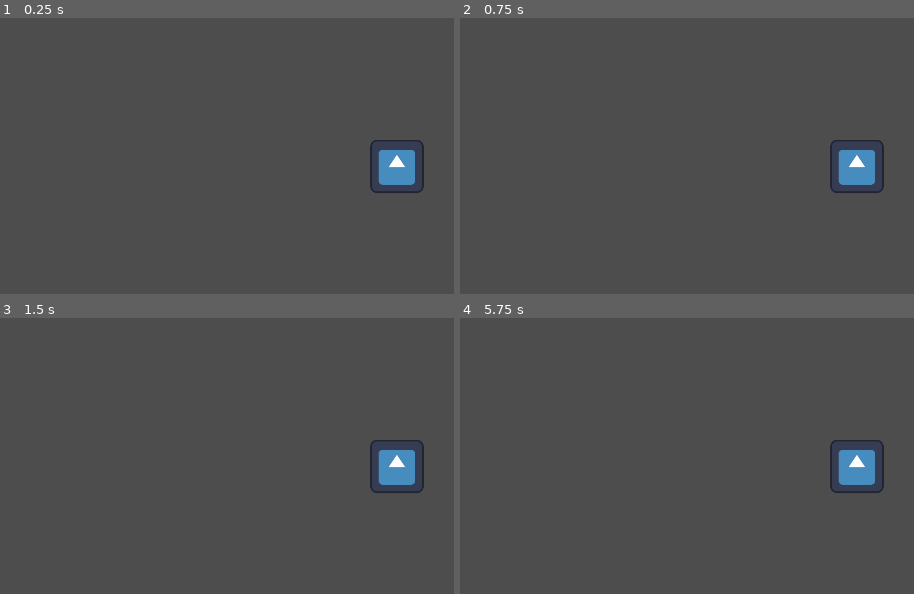
Above: before the commit, frames 1-4 (two rows, left to right).
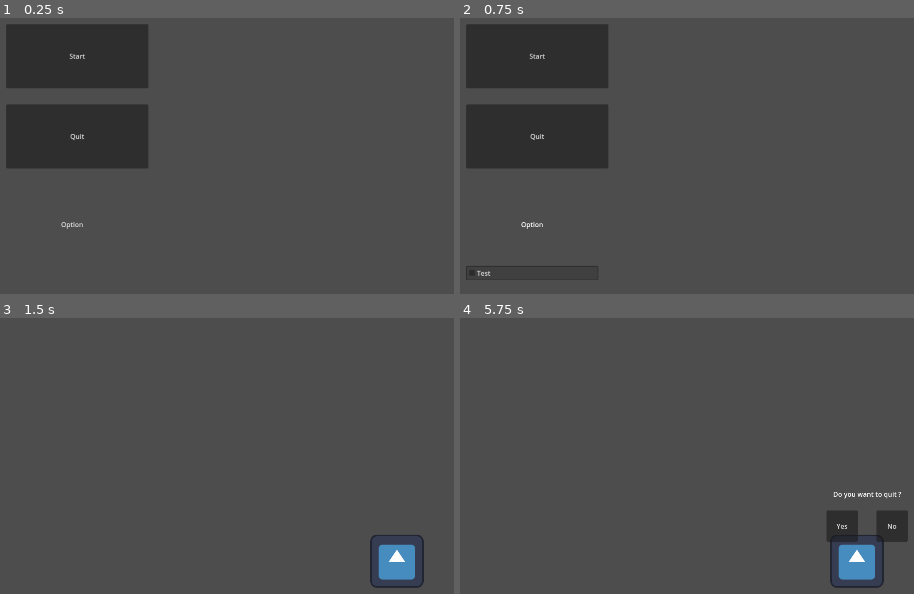
Above: after the commit, the same moments.

Repository: CrazyKamel/ggjMakeMeLaugh
Game: Godot game, scene res://src/main.tscn
Two runs of this game, one before a commit and one after it. Both use one fixed random seed, a clock stepped at 60 frames per second and the inputs below. Before the commit the project starts from res://main.tscn. The engine's default icon, where the game draws it, is replaced by a stand-in: a white triangle on a blue panel in a dark square.
Inputs (mouse positions are in pixels of both pictures, inside the frame that each line leads up to):
- Up to frame 1 (0.25 s): no input
- Up to frame 2 (0.75 s): click (532, 225) at 0.5 s, where only the run after the commit has a clickable "Option"
- Up to frame 3 (1.5 s): click (77, 356) at 1.25 s, where only the run after the commit has a clickable "Start"
- Up to frame 4 (5.75 s): tap Enter at 2, 3.5, 5 s; tap Space at 2.75, 4.25 s; tap Escape (ui_cancel) at 5.65 s

The runs differ from the first frame. In frame 1, 16% of the frame differs, in the area x 1-94%, y 2-77%; in frame 2, 16%, in the area x 1-94%, y 2-95%; in frame 3, 2.7%; in frame 4, 4.3%.

Commit message:
add menu (#31)
* add menu

* Add quit text

---------

Co-authored-by: Clément Le Gendre <legendreclem2@gmail.com>

Diff:
--- a/main.tscn
+++ /dev/null
@@ -1,9 +0,0 @@
-[gd_scene load_steps=2 format=3 uid="uid://brs6u78mwggbp"]
-
-[ext_resource type="Texture2D" uid="uid://bdvx58rwnaeev" path="res://icon.svg" id="1_xhw8e"]
-
-[node name="Node2D" type="Node2D"]
-
-[node name="IconTest" type="Sprite2D" parent="."]
-position = Vector2(973, 434)
-texture = ExtResource("1_xhw8e")
--- a/project.godot
+++ b/project.godot
@@ -11,12 +11,18 @@
 [application]
 
 config/name="ggJMakeMeLaugh"
-run/main_scene="res://main.tscn"
+run/main_scene="res://src/main.tscn"
 config/features=PackedStringArray("4.2", "Forward Plus")
 config/icon="res://icon.svg"
+
+[autoload]
+
+Global="*res://src/global.gd"
 
 [display]
 
 window/size/viewport_width=1920
 window/size/viewport_height=1080
 window/size/mode=3
+window/size/initial_position_type=0
+window/size/borderless=true
--- /dev/null
+++ b/src/ConfirmQuit.gd
@@ -0,0 +1,19 @@
+extends Control
+
+
+# Called when the node enters the scene tree for the first time.
+func _ready():
+	pass # Replace with function body.
+
+
+# Called every frame. 'delta' is the elapsed time since the previous frame.
+func _process(delta):
+	pass
+
+
+func _on_yes_pressed():
+	Global.goto_scene("res://src/main.tscn")
+
+
+func _on_no_pressed():
+	self.queue_free()
--- /dev/null
+++ b/src/ConfirmQuit.tscn
@@ -0,0 +1,40 @@
+[gd_scene load_steps=2 format=3 uid="uid://ccjdnwss55c6u"]
+
+[ext_resource type="Script" path="res://src/ConfirmQuit.gd" id="1_q072q"]
+
+[node name="ConfirmQuit" type="Control"]
+layout_mode = 3
+anchors_preset = 15
+anchor_right = 1.0
+anchor_bottom = 1.0
+grow_horizontal = 2
+grow_vertical = 2
+script = ExtResource("1_q072q")
+
+[node name="Yes" type="Button" parent="."]
+layout_mode = 0
+offset_left = 900.0
+offset_top = 540.0
+offset_right = 975.0
+offset_bottom = 615.0
+text = "Yes"
+
+[node name="No" type="Button" parent="."]
+layout_mode = 0
+offset_left = 1020.0
+offset_top = 540.0
+offset_right = 1095.0
+offset_bottom = 615.0
+text = "No"
+
+[node name="Label" type="Label" parent="."]
+layout_mode = 0
+offset_left = 900.0
+offset_top = 489.0
+offset_right = 1097.0
+offset_bottom = 529.0
+text = "Do you want to quit ?"
+horizontal_alignment = 1
+
+[connection signal="pressed" from="Yes" to="." method="_on_yes_pressed"]
+[connection signal="pressed" from="No" to="." method="_on_no_pressed"]
--- /dev/null
+++ b/src/game.gd
@@ -0,0 +1,17 @@
+extends Node2D
+
+var confirmQuit = preload("res://src/ConfirmQuit.tscn")
+
+# Called when the node enters the scene tree for the first time.
+func _ready():
+	pass # Replace with function body.
+
+
+# Called every frame. 'delta' is the elapsed time since the previous frame.
+func _process(delta):
+	pass
+
+func _input(event):
+	if event.is_action_pressed("ui_cancel"):
+		var confirmQuitInstance = confirmQuit.instantiate()
+		add_child(confirmQuitInstance)
--- /dev/null
+++ b/src/game.tscn
@@ -0,0 +1,11 @@
+[gd_scene load_steps=3 format=3 uid="uid://dwne5wx4yjyx6"]
+
+[ext_resource type="Script" path="res://src/game.gd" id="1_qas71"]
+[ext_resource type="Texture2D" uid="uid://bdvx58rwnaeev" path="res://icon.svg" id="2_y4287"]
+
+[node name="Game" type="Node2D"]
+script = ExtResource("1_qas71")
+
+[node name="Sprite2D" type="Sprite2D" parent="."]
+position = Vector2(973, 662)
+texture = ExtResource("2_y4287")
--- /dev/null
+++ b/src/global.gd
@@ -0,0 +1,41 @@
+extends Node
+
+var current_scene = null
+# Called when the node enters the scene tree for the first time.
+func _ready():
+	var root = get_tree().root
+	current_scene = root.get_child(root.get_child_count() - 1)
+
+
+# Called every frame. 'delta' is the elapsed time since the previous frame.
+func _process(delta):
+	pass
+
+func goto_scene(path):
+	# This function will usually be called from a signal callback,
+	# or some other function in the current scene.
+	# Deleting the current scene at this point is
+	# a bad idea, because it may still be executing code.
+	# This will result in a crash or unexpected behavior.
+
+	# The solution is to defer the load to a later time, when
+	# we can be sure that no code from the current scene is running:
+
+	call_deferred("_deferred_goto_scene", path)
+
+
+func _deferred_goto_scene(path):
+	# It is now safe to remove the current scene.
+	current_scene.free()
+
+	# Load the new scene.
+	var s = ResourceLoader.load(path)
+
+	# Instance the new scene.
+	current_scene = s.instantiate()
+
+	# Add it to the active scene, as child of root.
+	get_tree().root.add_child(current_scene)
+
+	# Optionally, to make it compatible with the SceneTree.change_scene_to_file() API.
+	get_tree().current_scene = current_scene
--- /dev/null
+++ b/src/main.gd
@@ -0,0 +1,19 @@
+extends Node
+
+
+# Called when the node enters the scene tree for the first time.
+func _ready():
+	pass
+
+
+# Called every frame. 'delta' is the elapsed time since the previous frame.
+func _process(delta):
+	pass
+
+
+func _on_start_button_pressed():
+	Global.goto_scene("res://src/game.tscn")
+
+
+func _on_quit_button_pressed():
+	get_tree().quit()
--- /dev/null
+++ b/src/main.tscn
@@ -0,0 +1,35 @@
+[gd_scene load_steps=2 format=3 uid="uid://brs6u78mwggbp"]
+
+[ext_resource type="Script" path="res://src/main.gd" id="1_os583"]
+
+[node name="Node" type="Node"]
+script = ExtResource("1_os583")
+
+[node name="MenuButton" type="MenuButton" parent="."]
+offset_left = 34.0
+offset_top = 475.0
+offset_right = 352.0
+offset_bottom = 673.0
+text = "Option"
+switch_on_hover = true
+item_count = 1
+popup/item_0/text = "Test"
+popup/item_0/checkable = 1
+popup/item_0/id = 0
+
+[node name="QuitButton" type="Button" parent="."]
+offset_left = 34.0
+offset_top = 285.0
+offset_right = 376.0
+offset_bottom = 439.0
+text = "Quit"
+
+[node name="StartButton" type="Button" parent="."]
+offset_left = 34.0
+offset_top = 92.0
+offset_right = 376.0
+offset_bottom = 246.0
+text = "Start"
+
+[connection signal="pressed" from="QuitButton" to="." method="_on_quit_button_pressed"]
+[connection signal="pressed" from="StartButton" to="." method="_on_start_button_pressed"]
Not shown, changed: .gitignore
